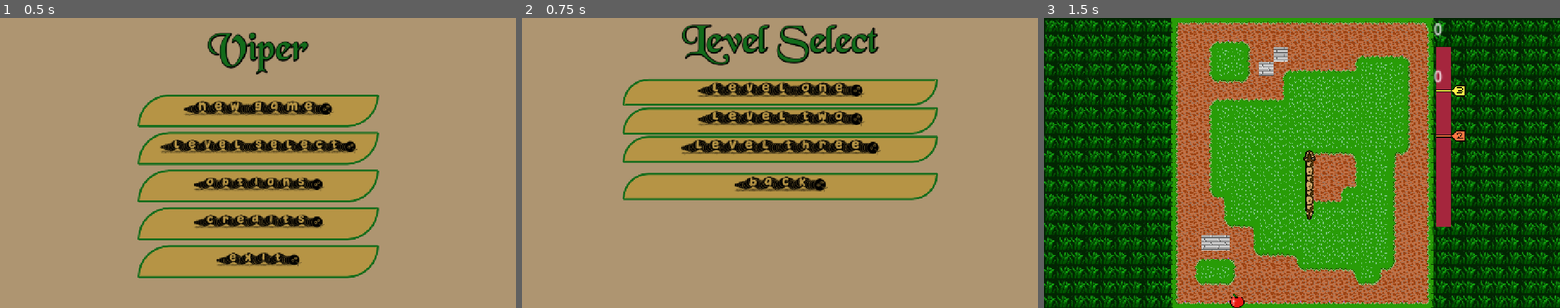
Above: before the commit, frames 1-3 (left to right).
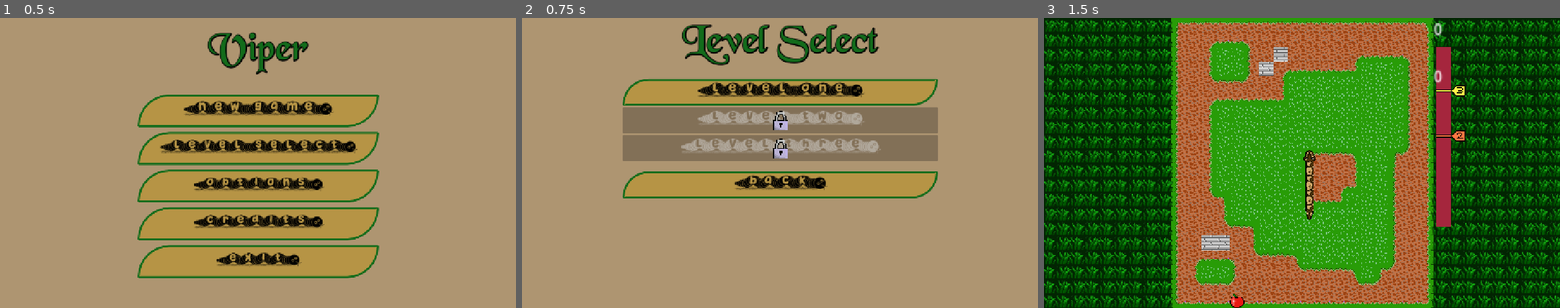
Above: after the commit, the same moments.

Repository: B-nce/Snake
Game: Godot game, scene res://scenes/main_menu_scene/main_menu.tscn
The game is run twice, just before and just after one commit, with the same random seed, the same clock (stepped at 60 frames per second) and the same inputs.
Inputs:
- Up to frame 1 (0.5 s): no input
- Up to frame 2 (0.75 s): click "(Level select)" at 0.5 s
- Up to frame 3 (1.5 s): click "(Level one)" at 1.25 s

Frame 1 is identical in both runs. In frame 2, 14% of the frame differs, in the area x 19-81%, y 30-63%; in frame 3, nothing differs.

Commit message:
level lock added

Diff:
--- a/snake/constants.gd
+++ b/snake/constants.gd
@@ -23,3 +23,5 @@
 const DATA_LVL_1: StringName = "lvl1"
 const DATA_LVL_2: StringName = "lvl2"
 const DATA_LVL_3: StringName = "lvl3"
+const LVL_2_PREREQUISITE: int = 50
+const LVL_3_PREREQUISITE: int = 60
--- a/snake/scenes/level_base/level_base.tscn
+++ b/snake/scenes/level_base/level_base.tscn
@@ -1,16 +1,14 @@
-[gd_scene load_steps=19 format=3 uid="uid://c81kvk2hvopbe"]
+[gd_scene load_steps=22 format=3 uid="uid://c81kvk2hvopbe"]
 
 [ext_resource type="Script" uid="uid://7eurtcxo075w" path="res://scenes/level_base/level_base.gd" id="1_ncu3c"]
 [ext_resource type="PackedScene" uid="uid://iocv5fo1fth5" path="res://scenes/player/player.tscn" id="2_kr674"]
 [ext_resource type="Texture2D" uid="uid://bvwta8y6735xf" path="res://assets/sprites/green_tile_set.png" id="2_ncu3c"]
 [ext_resource type="Texture2D" uid="uid://coti70vxrwpc3" path="res://assets/sprites/purple_tile_set.png" id="2_txia2"]
-[ext_resource type="Texture2D" uid="uid://drc5hgjnbu6d2" path="res://assets/sprites/tall_grass.png" id="3_kr674"]
 [ext_resource type="Script" uid="uid://qj14a648ye8m" path="res://scenes/level_base/time_label.gd" id="5_kr674"]
 [ext_resource type="Shader" uid="uid://1pimjkuyeig7" path="res://scenes/level_base/tall_grass.gdshader" id="5_tn631"]
 [ext_resource type="Texture2D" uid="uid://cmh48ao1wb83h" path="res://assets/sprites/three_point_mark.png" id="6_p2h7h"]
+[ext_resource type="Texture2D" uid="uid://cqm1n7i1a6s1t" path="res://assets/sprites/tall_grass_1.png" id="6_tn631"]
 [ext_resource type="Texture2D" uid="uid://d1k0p4d6l4ptd" path="res://assets/sprites/two_point_mark.png" id="7_48c0a"]
-[ext_resource type="Shader" uid="uid://1pimjkuyeig7" path="res://scenes/level_base/tall_grass.gdshader" id="5_tn631"]
-[ext_resource type="Texture2D" uid="uid://cqm1n7i1a6s1t" path="res://assets/sprites/tall_grass_1.png" id="6_tn631"]
 [ext_resource type="Texture2D" uid="uid://c1fvsmjat7xlu" path="res://assets/sprites/tall_grass_purple_1.png" id="7_p2h7h"]
 
 [sub_resource type="TileSetAtlasSource" id="TileSetAtlasSource_kr674"]
--- a/snake/scenes/level_select/level_select.gd
+++ b/snake/scenes/level_select/level_select.gd
@@ -1,4 +1,21 @@
 extends Control
+
+func _ready() -> void:
+	if Global.get_high_score(Constants.DATA_LVL_1) >= Constants.LVL_2_PREREQUISITE:
+		%Level2Button.disabled = false
+		%Level2Lock.visible = false
+	else:
+		%Level2Button.disabled = true
+		%Level2Lock.offset.x += 196
+		%Level2Lock.offset.y += %Level2Button.size.y/4
+	if Global.get_high_score(Constants.DATA_LVL_2) >= Constants.LVL_3_PREREQUISITE:
+		%Level3Button.disabled = false
+		%Level3Lock.visible = false
+	else:
+		%Level3Button.disabled = true
+		%Level3Lock.offset.x += 196
+		%Level3Lock.offset.y += %Level3Button.size.y/4
+
 
 func _on_back_button_pressed() -> void:
 	get_tree().change_scene_to_file(Global.previous_scene_paths.pop_front())
--- a/snake/scenes/level_select/level_select.tscn
+++ b/snake/scenes/level_select/level_select.tscn
@@ -1,8 +1,9 @@
-[gd_scene load_steps=8 format=3 uid="uid://bddu0odjfnm0e"]
+[gd_scene load_steps=9 format=3 uid="uid://bddu0odjfnm0e"]
 
 [ext_resource type="FontFile" uid="uid://cm40i6mvl1t3e" path="res://fonts/snake_business.ttf" id="1_t5gxd"]
 [ext_resource type="Script" uid="uid://do50scb6xxk4e" path="res://scenes/level_select/level_select.gd" id="1_vdlig"]
 [ext_resource type="FontFile" uid="uid://cxaq1lpo2t7ho" path="res://fonts/black_charcoal.TTF" id="3_3c84o"]
+[ext_resource type="Texture2D" uid="uid://3x5c8mq5jpni" path="res://assets/sprites/lock.png" id="4_3c84o"]
 
 [sub_resource type="StyleBoxFlat" id="StyleBoxFlat_4ek2u"]
 bg_color = Color(0.684098, 0.582663, 0.445276, 1)
@@ -110,6 +111,7 @@
 layout_mode = 2
 
 [node name="Level2Button" type="Button" parent="VBoxContainer/VBoxContainer/MarginContainer"]
+unique_name_in_owner = true
 layout_mode = 2
 size_flags_vertical = 3
 focus_mode = 0
@@ -124,10 +126,17 @@
 theme_override_styles/normal = SubResource("StyleBoxFlat_3c84o")
 text = "(Level two)"
 
+[node name="Level2Lock" type="Sprite2D" parent="VBoxContainer/VBoxContainer/MarginContainer/Level2Button"]
+unique_name_in_owner = true
+texture_filter = 1
+scale = Vector2(2, 2)
+texture = ExtResource("4_3c84o")
+
 [node name="MarginContainer2" type="MarginContainer" parent="VBoxContainer/VBoxContainer"]
 layout_mode = 2
 
 [node name="Level3Button" type="Button" parent="VBoxContainer/VBoxContainer/MarginContainer2"]
+unique_name_in_owner = true
 layout_mode = 2
 size_flags_vertical = 3
 focus_mode = 0
@@ -141,6 +150,12 @@
 theme_override_styles/pressed = SubResource("StyleBoxFlat_vdlig")
 theme_override_styles/normal = SubResource("StyleBoxFlat_3c84o")
 text = "(Level three)"
+
+[node name="Level3Lock" type="Sprite2D" parent="VBoxContainer/VBoxContainer/MarginContainer2/Level3Button"]
+unique_name_in_owner = true
+texture_filter = 1
+scale = Vector2(2, 2)
+texture = ExtResource("4_3c84o")
 
 [node name="MarginContainer2" type="MarginContainer" parent="VBoxContainer"]
 layout_mode = 2
Binary file added: snake/assets/sprites/lock.png
Not shown, added: snake/assets/sprites/lock.png.import
